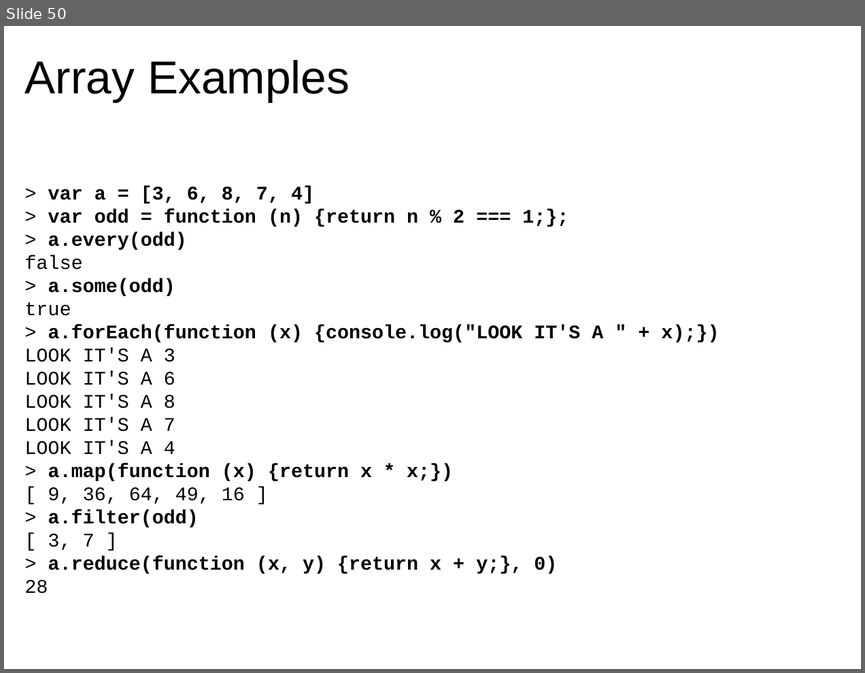
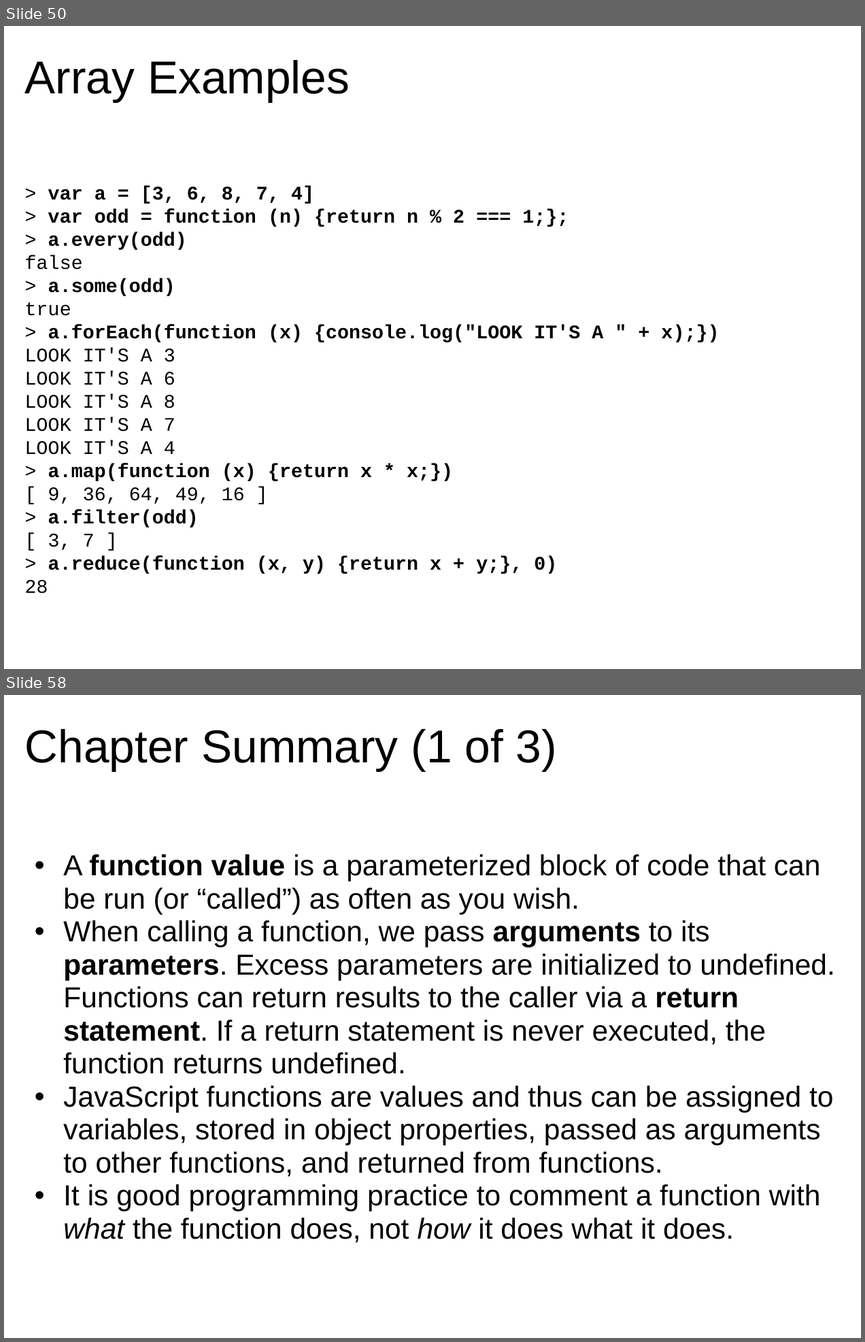
Before and after one commit to dondi/javascript-book, a slide deck: presentations/Chapter_5_Presentation.ppt. Shown one above the other, each under a label of ours: slide 50 before the commit, slides 50 and 58 after it; the slides between them are not shown. The pictures are 865x673 and 865x1342 pixels, drawn with LibreOffice and Linux fonts; fonts in the diff are those of the drawing; background and template pictures are left out. Boxes give left, top, right and bottom in pixels: in the first picture for what was removed or moved away, otherwise in the second. Text is boxed around its words. In the diff, an @@ line names an element or a change of style, - is before the commit and + after.

Commit message:
Finish Chapter 5

```diff
--- a/presentations/Chapter_5_Presentation.ppt
+++ b/presentations/Chapter_5_Presentation.ppt
@@ slide 58 added at [4,695,861,1338], background picture (left out) @@
@@ title added at [25,729,557,771], 43 pt, text #000000 @@
+Chapter Summary (1 of 3)
@@ text added at [63,854,835,1242], 27 pt, text #000000 @@
+  • A function value is a parameterized block of code that can be run (or “called”) as often as you wish.
+  • When calling a function, we pass arguments to its parameters. Excess parameters are initialized to undefined. Functions can return results to the caller via a return statement. If a return statement is never executed, the function returns undefined.
+  • JavaScript functions are values and thus can be assigned to variables, stored in object properties, passed as arguments to other functions, and returned from functions.
+  • It is good programming practice to comment a function with what the function does, not how it does what it does.
```
Also in this commit, not shown: 8 slides changed, 7 other slides added, 3 slides removed.
